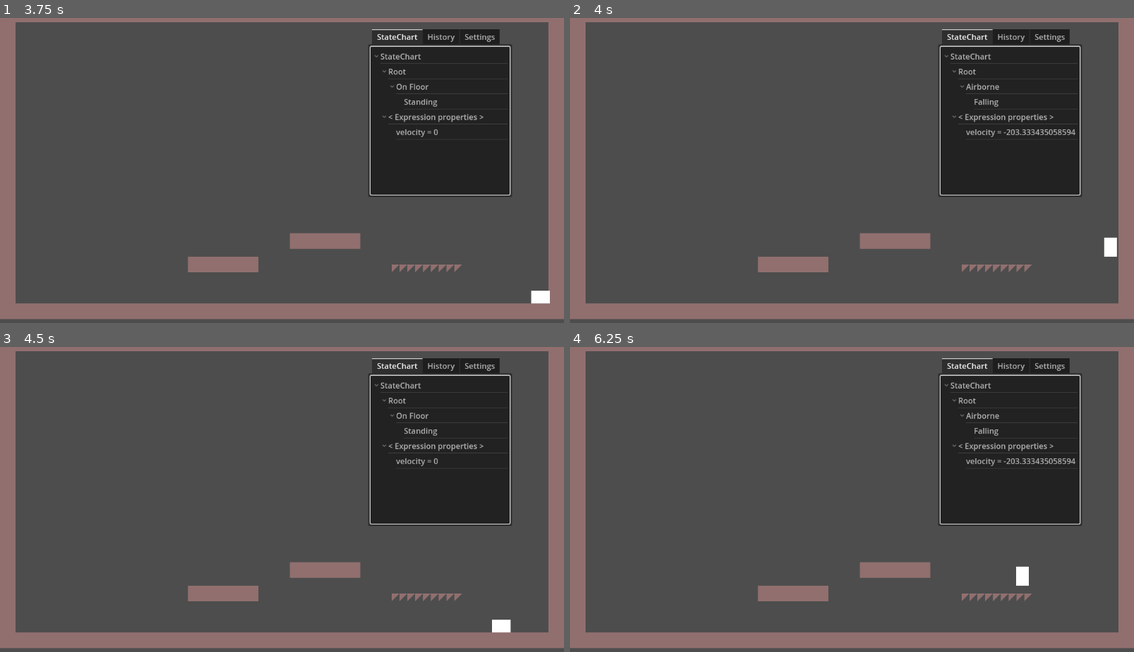
Above: before the commit, frames 1-4 (two rows, left to right).
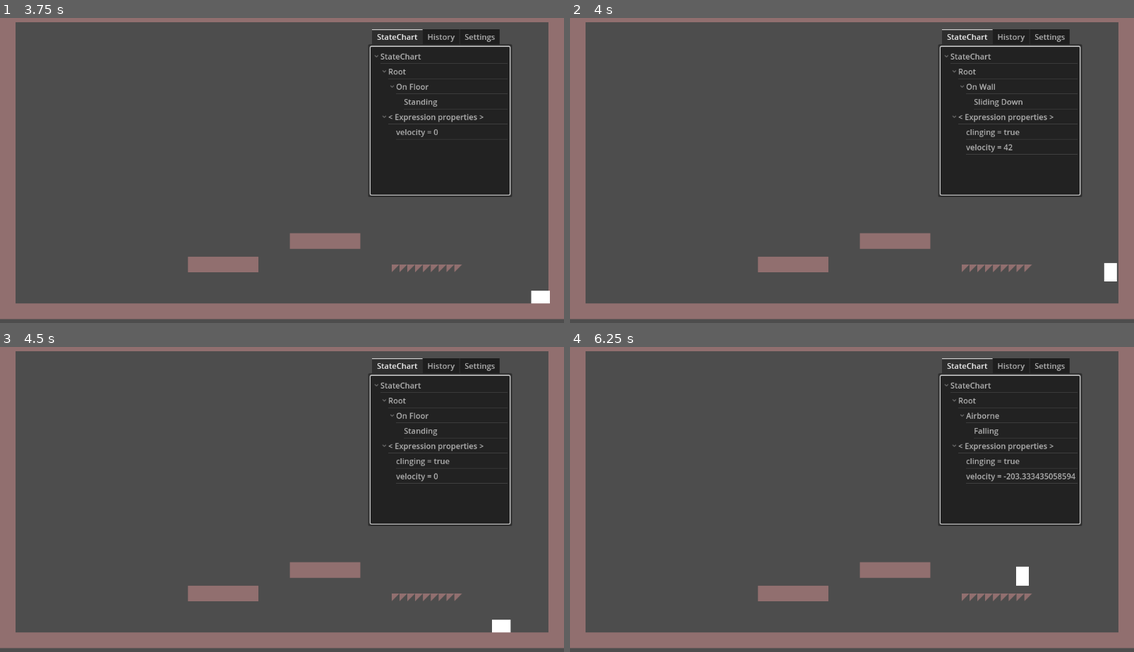
Above: after the commit, the same moments.

Repository: notapixelstudio/plattoformo_due
Game: Godot game, scene res://levels/Level.tscn
Two runs of this game, one before a commit and one after it. Both use one fixed random seed, a clock stepped at 60 frames per second and the inputs below.
Inputs (mouse positions are in pixels of both pictures, inside the frame that each line leads up to):
- Up to frame 1 (3.75 s): tap Enter (ui_accept) at 0.5 s; move the mouse to (406, 149) at 0.52 s; hold Shift 0.53-1.28 s; hold Right (p1_right) 0.53-2.03 s; click (406, 149) at 0.67 s; tap Space (p1_jump) at 0.77, 1.52, 3.02 s; move the mouse to (169, 179) at 1.27 s; tap Shift at 1.35, 2.85 s; move the mouse to (338, 94) at 2.02 s; hold Left (p1_left) 2.03-2.78 s; hold Shift 2.03-2.78 s; move the mouse to (253, 228) at 2.77 s; hold Right (p1_right) from 2.78 s (still down); click (253, 228) at 2.92 s; move the mouse to (451, 213) at 3.52 s; hold Shift from 3.53 s (still down)
- Up to frame 2 (4 s): keep holding Right (p1_right); keep holding Shift; tap Space (p1_jump) at 3.77 s
- Up to frame 3 (4.5 s): move the mouse to (112, 447) at 4.27 s; release Right (p1_right) at 4.28 s; release Shift at 4.28 s; hold Left (p1_left) from 4.28 s (still down); tap Shift at 4.35 s
- Up to frame 4 (6.25 s): tap Space (p1_jump) at 4.52, 6.02 s; move the mouse to (880, 493) at 5.02 s; release Left (p1_left) at 5.03 s; hold Right (p1_right) 5.03-5.78 s; hold Shift 5.03-5.78 s; click (880, 493) at 5.17 s; move the mouse to (767, 414) at 5.77 s; hold Left (p1_left) from 5.78 s (still down); tap Shift at 5.85 s

Frame 1 is identical in both runs. In frame 2, 0.8% of the frame differs, in the area x 70-97%, y 21-87%; in frame 3, 0.2%; in frame 4, 0.5%.

Commit message:
wall sliding

Diff:
--- a/actors/Hero.gd
+++ b/actors/Hero.gd
@@ -13,10 +13,19 @@
 	InputBuffer.add_monitored_action('p1_jump')
 
 func _physics_process(delta):
+	var direction = Input.get_axis("p1_left", "p1_right")
+	if direction:
+		velocity.x = direction * speed
+	else:
+		velocity.x = move_toward(velocity.x, 0, speed)
+
 	$StateChart.set_expression_property('velocity', velocity.y)
 
 	if is_on_floor():
 		$StateChart.send_event('on_floor')
+	elif is_on_wall():
+		$StateChart.send_event('on_wall')
+		$StateChart.set_expression_property('clinging', sign(direction) != sign(get_wall_normal().y))
 	else:
 		$StateChart.send_event('airborne')
 
@@ -26,13 +35,6 @@
 	if Input.is_action_just_released("ui_accept"):
 		$StateChart.send_event('end_jump')
 
-
-	var direction = Input.get_axis("p1_left", "p1_right")
-	if direction:
-		velocity.x = direction * speed
-	else:
-		velocity.x = move_toward(velocity.x, 0, speed)
-
 	move_and_slide()
 
 
@@ -41,6 +43,9 @@
 
 func _apply_strong_gravity(delta):
 	velocity.y += 2 * gravity * delta
+
+func _apply_weak_gravity(delta):
+	velocity.y += 0.3 * gravity * delta
 
 
 func _on_jumping_state_entered():
@@ -58,6 +63,12 @@
 func _on_coyote_time_state_physics_processing(delta):
 	_apply_strong_gravity(delta)
 
+func _on_sliding_down_state_entered():
+	velocity.y = 0
+
+func _on_sliding_down_state_physics_processing(delta):
+	_apply_weak_gravity(delta)
+
 func _on_landing_state_entered():
 	var is_jump_action_buffered = InputBuffer.is_action_buffered('p1_jump', 200)
 	if is_jump_action_buffered:
--- a/actors/Hero.tscn
+++ b/actors/Hero.tscn
@@ -7,9 +7,65 @@
 [ext_resource type="Script" path="res://addons/godot_state_charts/atomic_state.gd" id="5_hl3m4"]
 [ext_resource type="Script" path="res://addons/godot_state_charts/transition.gd" id="6_yas5w"]
 [ext_resource type="PackedScene" uid="uid://bcwkugn6v3oy7" path="res://addons/godot_state_charts/utilities/state_chart_debugger.tscn" id="7_dberl"]
+[ext_resource type="Script" path="res://addons/godot_state_charts/expression_guard.gd" id="7_fqiti"]
 
 [sub_resource type="RectangleShape2D" id="RectangleShape2D_1iqcp"]
 size = Vector2(32, 32)
+
+[sub_resource type="Animation" id="Animation_kub3g"]
+length = 0.001
+tracks/0/type = "value"
+tracks/0/imported = false
+tracks/0/enabled = true
+tracks/0/path = NodePath("Sprite:position")
+tracks/0/interp = 1
+tracks/0/loop_wrap = true
+tracks/0/keys = {
+"times": PackedFloat32Array(0),
+"transitions": PackedFloat32Array(-2),
+"update": 0,
+"values": [Vector2(0, 0)]
+}
+tracks/1/type = "value"
+tracks/1/imported = false
+tracks/1/enabled = true
+tracks/1/path = NodePath("Sprite:scale")
+tracks/1/interp = 1
+tracks/1/loop_wrap = true
+tracks/1/keys = {
+"times": PackedFloat32Array(0),
+"transitions": PackedFloat32Array(-2),
+"update": 0,
+"values": [Vector2(1, 1)]
+}
+
+[sub_resource type="Animation" id="Animation_lcwcn"]
+resource_name = "jump"
+length = 0.2
+tracks/0/type = "value"
+tracks/0/imported = false
+tracks/0/enabled = true
+tracks/0/path = NodePath("Sprite:position")
+tracks/0/interp = 1
+tracks/0/loop_wrap = true
+tracks/0/keys = {
+"times": PackedFloat32Array(0, 0.2),
+"transitions": PackedFloat32Array(-2, 1),
+"update": 0,
+"values": [Vector2(0, 0), Vector2(0, -3)]
+}
+tracks/1/type = "value"
+tracks/1/imported = false
+tracks/1/enabled = true
+tracks/1/path = NodePath("Sprite:scale")
+tracks/1/interp = 1
+tracks/1/loop_wrap = true
+tracks/1/keys = {
+"times": PackedFloat32Array(0, 0.2),
+"transitions": PackedFloat32Array(-2, 1),
+"update": 0,
+"values": [Vector2(1, 1), Vector2(0.8, 1.2)]
+}
 
 [sub_resource type="Animation" id="Animation_3abg0"]
 resource_name = "squash"
@@ -39,61 +95,6 @@
 "values": [Vector2(1, 1), Vector2(1.2, 0.8), Vector2(1, 1)]
 }
 
-[sub_resource type="Animation" id="Animation_kub3g"]
-length = 0.001
-tracks/0/type = "value"
-tracks/0/imported = false
-tracks/0/enabled = true
-tracks/0/path = NodePath("Sprite:position")
-tracks/0/interp = 1
-tracks/0/loop_wrap = true
-tracks/0/keys = {
-"times": PackedFloat32Array(0),
-"transitions": PackedFloat32Array(-2),
-"update": 0,
-"values": [Vector2(0, 0)]
-}
-tracks/1/type = "value"
-tracks/1/imported = false
-tracks/1/enabled = true
-tracks/1/path = NodePath("Sprite:scale")
-tracks/1/interp = 1
-tracks/1/loop_wrap = true
-tracks/1/keys = {
-"times": PackedFloat32Array(0),
-"transitions": PackedFloat32Array(-2),
-"update": 0,
-"values": [Vector2(1, 1)]
-}
-
-[sub_resource type="Animation" id="Animation_lcwcn"]
-resource_name = "jump"
-length = 0.2
-tracks/0/type = "value"
-tracks/0/imported = false
-tracks/0/enabled = true
-tracks/0/path = NodePath("Sprite:position")
-tracks/0/interp = 1
-tracks/0/loop_wrap = true
-tracks/0/keys = {
-"times": PackedFloat32Array(0, 0.2),
-"transitions": PackedFloat32Array(-2, 1),
-"update": 0,
-"values": [Vector2(0, 0), Vector2(0, -3)]
-}
-tracks/1/type = "value"
-tracks/1/imported = false
-tracks/1/enabled = true
-tracks/1/path = NodePath("Sprite:scale")
-tracks/1/interp = 1
-tracks/1/loop_wrap = true
-tracks/1/keys = {
-"times": PackedFloat32Array(0, 0.2),
-"transitions": PackedFloat32Array(-2, 1),
-"update": 0,
-"values": [Vector2(1, 1), Vector2(0.8, 1.2)]
-}
-
 [sub_resource type="AnimationLibrary" id="AnimationLibrary_ssx53"]
 _data = {
 "RESET": SubResource("Animation_kub3g"),
@@ -101,6 +102,14 @@
 "squash": SubResource("Animation_3abg0")
 }
 
+[sub_resource type="Resource" id="Resource_f88qq"]
+script = ExtResource("7_fqiti")
+expression = "clinging"
+
+[sub_resource type="Resource" id="Resource_ku2p7"]
+script = ExtResource("7_fqiti")
+expression = "not clinging"
+
 [node name="Hero" type="CharacterBody2D"]
 script = ExtResource("1_a7cba")
 
@@ -166,6 +175,12 @@
 [node name="Falling" type="Node" parent="StateChart/Root/Airborne"]
 script = ExtResource("5_hl3m4")
 
+[node name="to On Wall" type="Node" parent="StateChart/Root/Airborne/Falling"]
+script = ExtResource("6_yas5w")
+to = NodePath("../../../On Wall")
+event = &"on_wall"
+guard = SubResource("Resource_f88qq")
+
 [node name="Coyote Time" type="Node" parent="StateChart/Root/Airborne"]
 script = ExtResource("5_hl3m4")
 
@@ -178,6 +193,29 @@
 script = ExtResource("6_yas5w")
 to = NodePath("../../Falling")
 delay_seconds = 0.15
+
+[node name="On Wall" type="Node" parent="StateChart/Root"]
+script = ExtResource("4_la8fl")
+initial_state = NodePath("Sliding Down")
+
+[node name="Sliding Down" type="Node" parent="StateChart/Root/On Wall"]
+script = ExtResource("5_hl3m4")
+
+[node name="to Landing" type="Node" parent="StateChart/Root/On Wall"]
+script = ExtResource("6_yas5w")
+to = NodePath("../../On Floor/Landing")
+event = &"on_floor"
+
+[node name="to Airborne" type="Node" parent="StateChart/Root/On Wall"]
+script = ExtResource("6_yas5w")
+to = NodePath("../../Airborne")
+event = &"airborne"
+
+[node name="to Airborne (not clinging)" type="Node" parent="StateChart/Root/On Wall"]
+script = ExtResource("6_yas5w")
+to = NodePath("../../Airborne")
+event = &"on_wall"
+guard = SubResource("Resource_ku2p7")
 
 [node name="Node" type="Node" parent="."]
 
@@ -193,3 +231,5 @@
 [connection signal="state_physics_processing" from="StateChart/Root/Airborne/Jumping" to="." method="_on_jumping_state_physics_processing"]
 [connection signal="state_physics_processing" from="StateChart/Root/Airborne/Falling" to="." method="_on_falling_state_physics_processing"]
 [connection signal="state_physics_processing" from="StateChart/Root/Airborne/Coyote Time" to="." method="_on_coyote_time_state_physics_processing"]
+[connection signal="state_entered" from="StateChart/Root/On Wall/Sliding Down" to="." method="_on_sliding_down_state_entered"]
+[connection signal="state_physics_processing" from="StateChart/Root/On Wall/Sliding Down" to="." method="_on_sliding_down_state_physics_processing"]
Not shown: 1 places in actors/Hero.tscn that only renumber resources
